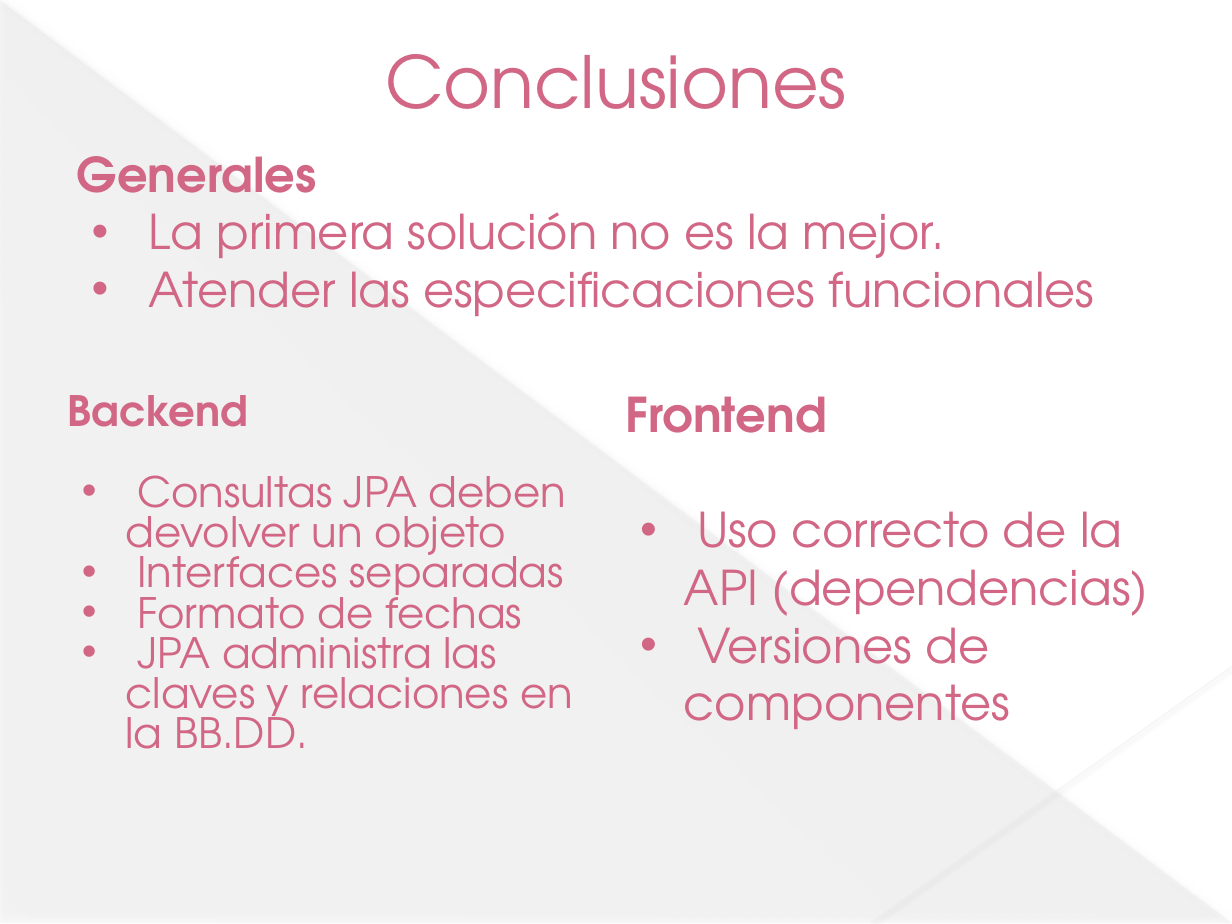
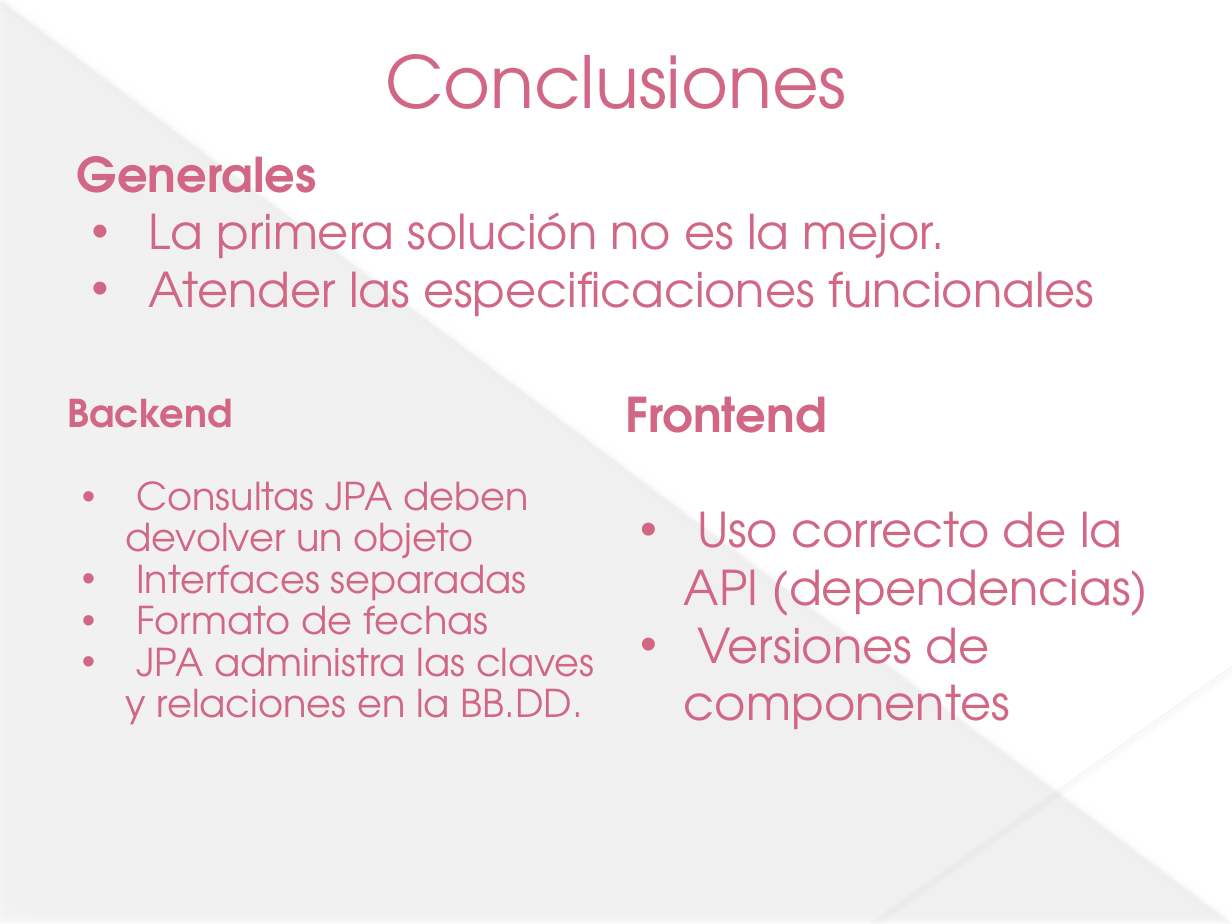
Before and after one commit to jesusdavidguti/ProyectoFinDeCurso, a slide deck: slide 11 of Presentación/Proyecto fin de curso.pptx. Drawn at 1232x924 pixels with LibreOffice and Linux fonts; fonts in the diff are those of the drawing. Boxes give left, top, right and bottom in pixels: in the first picture for what was removed or moved away, otherwise in the second. Text is boxed around its words. In the diff, an @@ line names an element or a change of style, - is before the commit and + after.

```diff
--- a/Presentación/Proyecto fin de curso.pptx
+++ b/Presentación/Proyecto fin de curso.pptx
@@ text "Backend" at [67,398,595,725]: size 24.5 to 22.4 pt; line spacing 0.8 to 0.9 @@
```
Also in this commit, not shown: 2 other slides changed, 1 slide added.
